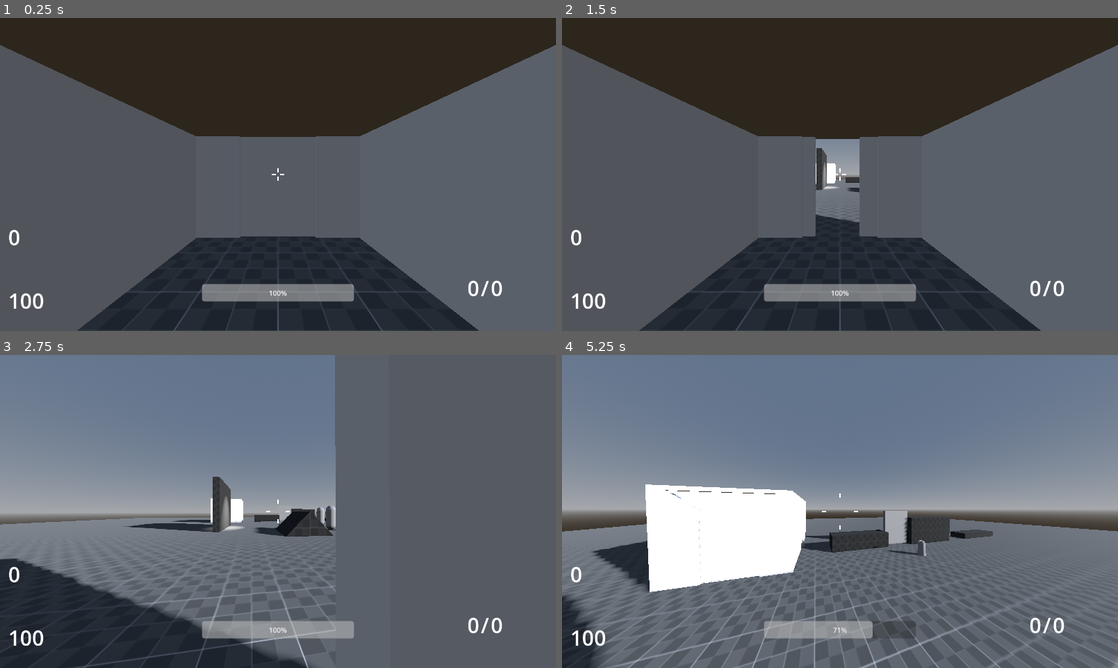
Above: before the commit, frames 1-4 (two rows, left to right).
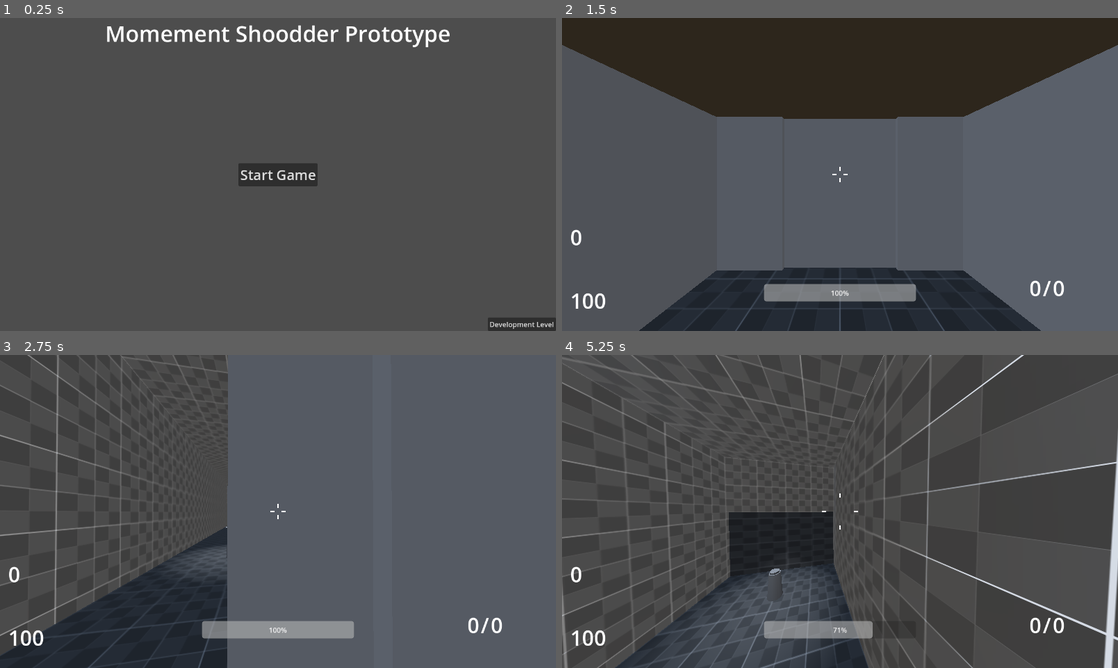
Above: after the commit, the same moments.

Repository: DiscoDragon69/2025s2-fps-Meltedvulture
Game: Godot game, scene res://Menus/main_menu.tscn
Two runs of this game, one before a commit and one after it. Both use one fixed random seed, a clock stepped at 60 frames per second and the inputs below. Before the commit the project starts from res://Levels/dev_level.tscn.
Inputs (mouse positions are in pixels of both pictures, inside the frame that each line leads up to):
- Up to frame 1 (0.25 s): no input
- Up to frame 2 (1.5 s): click (1084, 324) at 0.5 s, where only the run after the commit has a clickable "Development Level"; click (840, 174) at 1.25 s, where only the run after the commit has a clickable "Start Game"
- Up to frame 3 (2.75 s): tap Enter at 2 s; move the mouse to (305, 511) at 2.02 s; hold W (forward) from 2.03 s (still down); hold Ctrl (crouch) from 2.03 s (still down); tap Space (jump) at 2.27 s
- Up to frame 4 (5.25 s): keep holding W (forward); move the mouse to (812, 511) at 2.77 s; release Ctrl (crouch) at 2.78 s; tap Q (dropWeapon) at 2.85 s; tap Space (jump) at 3.02, 4.52 s; move the mouse to (851, 505) at 3.52 s; tap F (interact) at 3.6 s; move the mouse to (834, 517) at 4.27 s; click (834, 517) at 4.35 s; move the mouse to (878, 514) at 5.02 s; hold Shift (sprint) from 5.03 s (still down)

The runs differ from the first frame. In frame 1, 68% of the frame differs, in the area x 0-100%, y 0-100%; in frame 2, 8.2%; in frame 3, 46%; in frame 4, 90%.

Commit message:
Prep for Demo 1

Diff:
--- a/Levels/dev_level.tscn
+++ b/Levels/dev_level.tscn
@@ -9,7 +9,6 @@
 [ext_resource type="PackedScene" uid="uid://ddd2srvucv877" path="res://Levels/level_one.tscn" id="8_2pry7"]
 [ext_resource type="PackedScene" uid="uid://bahq27dp3ky0r" path="res://Scenes/Weapon Drop.tscn" id="8_bo3re"]
 [ext_resource type="PackedScene" uid="uid://lwlnbltk2juo" path="res://Scenes/Enemies/Basic Enemy.tscn" id="9_fope7"]
-[ext_resource type="PackedScene" uid="uid://c4edom56two64" path="res://Scenes/Enemies/Dashing Enemy.tscn" id="10_6sfft"]
 
 [sub_resource type="ProceduralSkyMaterial" id="ProceduralSkyMaterial_ru0gi"]
 
@@ -240,7 +239,4 @@
 [node name="BasicEnemy" parent="." instance=ExtResource("9_fope7")]
 transform = Transform3D(1, 0, 0, 0, 1, 0, 0, 0, 1, 5, 1, -1)
 
-[node name="DashingEnemy" parent="." instance=ExtResource("10_6sfft")]
-transform = Transform3D(1, 0, 0, 0, 1, 0, 0, 0, 1, 4, 1, 3)
-
 [editable path="ButtonAndDoor"]
--- a/Levels/level_one.tscn
+++ b/Levels/level_one.tscn
@@ -1,7 +1,8 @@
-[gd_scene load_steps=54 format=3 uid="uid://ddd2srvucv877"]
+[gd_scene load_steps=55 format=3 uid="uid://ddd2srvucv877"]
 
 [ext_resource type="PackedScene" uid="uid://b7iw6i56ry0x1" path="res://Scenes/Level Change Elevator.tscn" id="2_eqe8g"]
 [ext_resource type="Material" uid="uid://c8f5oc8m0t56x" path="res://Materials/Dev material 2.tres" id="3_3evsp"]
+[ext_resource type="Material" uid="uid://drebapff76tov" path="res://Materials/Dev material 3.tres" id="3_4m5w4"]
 [ext_resource type="PackedScene" uid="uid://c3ffql15mo0aj" path="res://controllers/fps_controller.tscn" id="3_jvavr"]
 [ext_resource type="Material" uid="uid://cipnbx8j3em41" path="res://Materials/Dev material.tres" id="3_mhhm1"]
 [ext_resource type="PackedScene" uid="uid://lwlnbltk2juo" path="res://Scenes/Enemies/Basic Enemy.tscn" id="4_03fh0"]
@@ -170,7 +171,7 @@
 
 [node name="Wall 1" type="MeshInstance3D" parent="Nav Mesh"]
 transform = Transform3D(1, 0, 0, 0, 1, 0, 0, 0, 1, -2.5, 0, 4)
-material_override = ExtResource("3_3evsp")
+material_override = ExtResource("3_4m5w4")
 mesh = SubResource("BoxMesh_l417k")
 skeleton = NodePath("../..")
 
@@ -181,7 +182,7 @@
 
 [node name="Wall 5" type="MeshInstance3D" parent="Nav Mesh"]
 transform = Transform3D(0.965926, 2.26266e-08, 0.258819, -1.13133e-08, 2, -1.48943e-09, -0.258819, -2.97886e-09, 0.965926, -5.5, 2.25, -11.75)
-material_override = ExtResource("3_3evsp")
+material_override = ExtResource("3_4m5w4")
 mesh = SubResource("BoxMesh_wjxiq")
 skeleton = NodePath("../..")
 
@@ -247,7 +248,7 @@
 
 [node name="Wall 6" type="MeshInstance3D" parent="Nav Mesh"]
 transform = Transform3D(0.965926, -2.26266e-08, -0.258819, 1.13133e-08, 2, -1.48943e-09, 0.258819, -2.97886e-09, 0.965926, 5.5, 2.25, -11.75)
-material_override = ExtResource("3_3evsp")
+material_override = ExtResource("3_4m5w4")
 mesh = SubResource("BoxMesh_2cog3")
 skeleton = NodePath("../..")
 
@@ -258,7 +259,7 @@
 
 [node name="Wall 2" type="MeshInstance3D" parent="Nav Mesh"]
 transform = Transform3D(1, 0, 0, 0, 1, 0, 0, 0, 1, 2.5, 0, 4)
-material_override = ExtResource("3_3evsp")
+material_override = ExtResource("3_4m5w4")
 mesh = SubResource("BoxMesh_0jqd7")
 skeleton = NodePath("../..")
 
@@ -269,7 +270,7 @@
 
 [node name="Wall 3" type="MeshInstance3D" parent="Nav Mesh"]
 transform = Transform3D(-4.37114e-08, 4.37114e-08, 1, -4.37114e-08, 1, -4.37114e-08, -1, -4.37114e-08, -4.37114e-08, -3, 0, -4.5)
-material_override = ExtResource("3_3evsp")
+material_override = ExtResource("3_4m5w4")
 mesh = SubResource("BoxMesh_17mir")
 skeleton = NodePath("../..")
 
@@ -280,7 +281,7 @@
 
 [node name="Wall 4" type="MeshInstance3D" parent="Nav Mesh"]
 transform = Transform3D(1.31134e-07, -4.37114e-08, -1, 4.37114e-08, 1, -4.37114e-08, 1, -4.37114e-08, 1.31134e-07, 3, 0, -4.5)
-material_override = ExtResource("3_3evsp")
+material_override = ExtResource("3_4m5w4")
 mesh = SubResource("BoxMesh_der7i")
 skeleton = NodePath("../..")
 
@@ -300,7 +301,7 @@
 
 [node name="Roof 1" type="MeshInstance3D" parent="Nav Mesh"]
 transform = Transform3D(1, 0, 0, 0, 1, 0, 0, 0, 1, 0, 2.75, 4)
-material_override = ExtResource("3_3evsp")
+material_override = ExtResource("3_4m5w4")
 mesh = SubResource("BoxMesh_3ndvf")
 skeleton = NodePath("../..")
 
@@ -318,7 +319,7 @@
 
 [node name="Roof 3" type="MeshInstance3D" parent="Nav Mesh"]
 transform = Transform3D(1, 0, 0, 0, 1, 0, 0, 0, 1, 0, 4.25, -4.75)
-material_override = ExtResource("3_3evsp")
+material_override = ExtResource("3_4m5w4")
 mesh = SubResource("BoxMesh_33mvr")
 skeleton = NodePath("../..")
 
--- /dev/null
+++ b/Materials/Dev material 3.tres
@@ -0,0 +1,14 @@
+[gd_resource type="StandardMaterial3D" load_steps=3 format=3 uid="uid://drebapff76tov"]
+
+[ext_resource type="Texture2D" uid="uid://difejghe6f0l0" path="res://Textures/Prototype_Grid_Gray_09-512x512.png" id="1_jh7cp"]
+[ext_resource type="Texture2D" uid="uid://g84xd8nqcept" path="res://Textures/Normal Map Prototype_Grid_Gray.png" id="2_lrwrg"]
+
+[resource]
+albedo_texture = ExtResource("1_jh7cp")
+roughness = 0.6
+emission_enabled = true
+emission_energy_multiplier = 0.75
+emission_texture = ExtResource("1_jh7cp")
+normal_enabled = true
+normal_texture = ExtResource("2_lrwrg")
+uv1_triplanar = true
--- a/Menus/main_menu.gd
+++ b/Menus/main_menu.gd
@@ -4,7 +4,6 @@
 # Called when the node enters the scene tree for the first time.
 func _ready():
 	# Sets the button to be the centre of the screen
-	$StartGame.position = get_viewport_rect().size / 2
 	#$DevelopmentLevel.position = get_viewport_rect().size / 2
 	pass
 
@@ -16,7 +15,7 @@
 
 
 func _on_start_button_pressed():
-	get_tree().change_scene_to_file("res://Game/level_one.tscn")
+	get_tree().change_scene_to_file("res://Levels/level_one.tscn")
 
 
 func _on_development_level_pressed() -> void:
--- a/Menus/main_menu.tscn
+++ b/Menus/main_menu.tscn
@@ -12,11 +12,19 @@
 script = ExtResource("1_c4ywx")
 
 [node name="StartGame" type="Button" parent="."]
-layout_mode = 0
-offset_left = 565.0
-offset_top = 279.0
-offset_right = 661.0
-offset_bottom = 310.0
+layout_mode = 1
+anchors_preset = 8
+anchor_left = 0.5
+anchor_top = 0.5
+anchor_right = 0.5
+anchor_bottom = 0.5
+offset_left = -91.0
+offset_top = -26.5
+offset_right = 91.0
+offset_bottom = 26.5
+grow_horizontal = 2
+grow_vertical = 2
+theme_override_font_sizes/font_size = 32
 text = "Start Game"
 
 [node name="DevelopmentLevel" type="Button" parent="."]
@@ -33,10 +41,16 @@
 text = "Development Level"
 
 [node name="Label" type="Label" parent="."]
-layout_mode = 0
-offset_right = 1152.0
-offset_bottom = 23.0
-text = "Welcome to DOOM CLONE"
+layout_mode = 1
+anchors_preset = 5
+anchor_left = 0.5
+anchor_right = 0.5
+offset_left = -576.0
+offset_right = 576.0
+offset_bottom = 70.0
+grow_horizontal = 2
+theme_override_font_sizes/font_size = 51
+text = "Momement Shoodder Prototype"
 horizontal_alignment = 1
 
 [connection signal="pressed" from="StartGame" to="." method="_on_start_button_pressed"]
--- a/project.godot
+++ b/project.godot
@@ -11,7 +11,7 @@
 [application]
 
 config/name="FPS"
-run/main_scene="res://Levels/dev_level.tscn"
+run/main_scene="res://Menus/main_menu.tscn"
 config/features=PackedStringArray("4.3", "GL Compatibility")
 config/icon="res://icon.svg"
 
Not shown: 1 places in Levels/dev_level.tscn that only renumber resources
Not shown: 1 places in Materials/Dev material 2.tres that only renumber resources
Not shown: 1 places in Materials/Dev material.tres that only renumber resources
Binary file added: Textures/Normal Map Prototype_Grid_Gray.png
Not shown, added: Textures/Normal Map Prototype_Grid_Gray.png.import
Not shown, changed: Textures/Prototype_Grid_Gray_09-512x512.png.import
